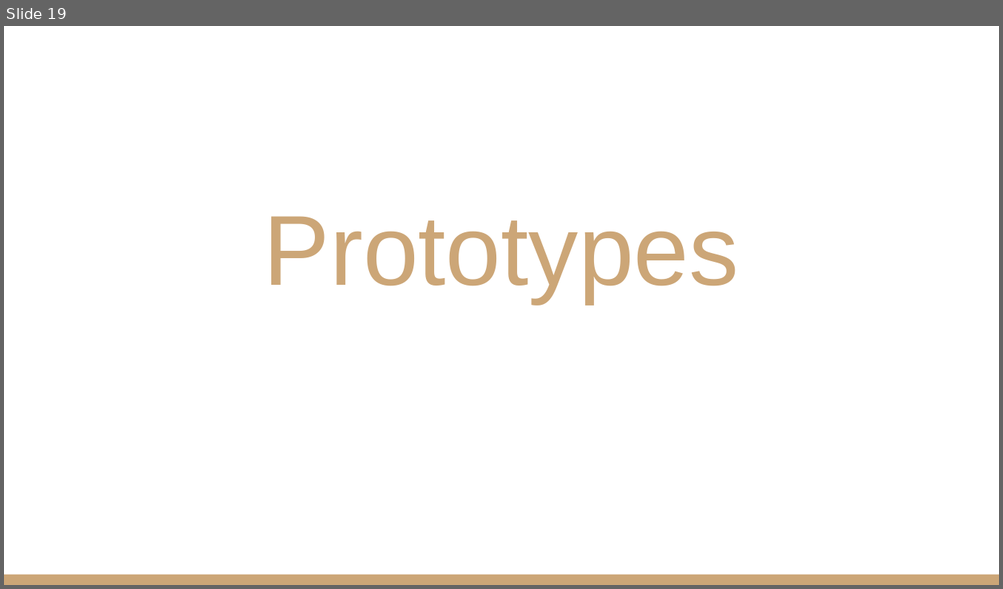
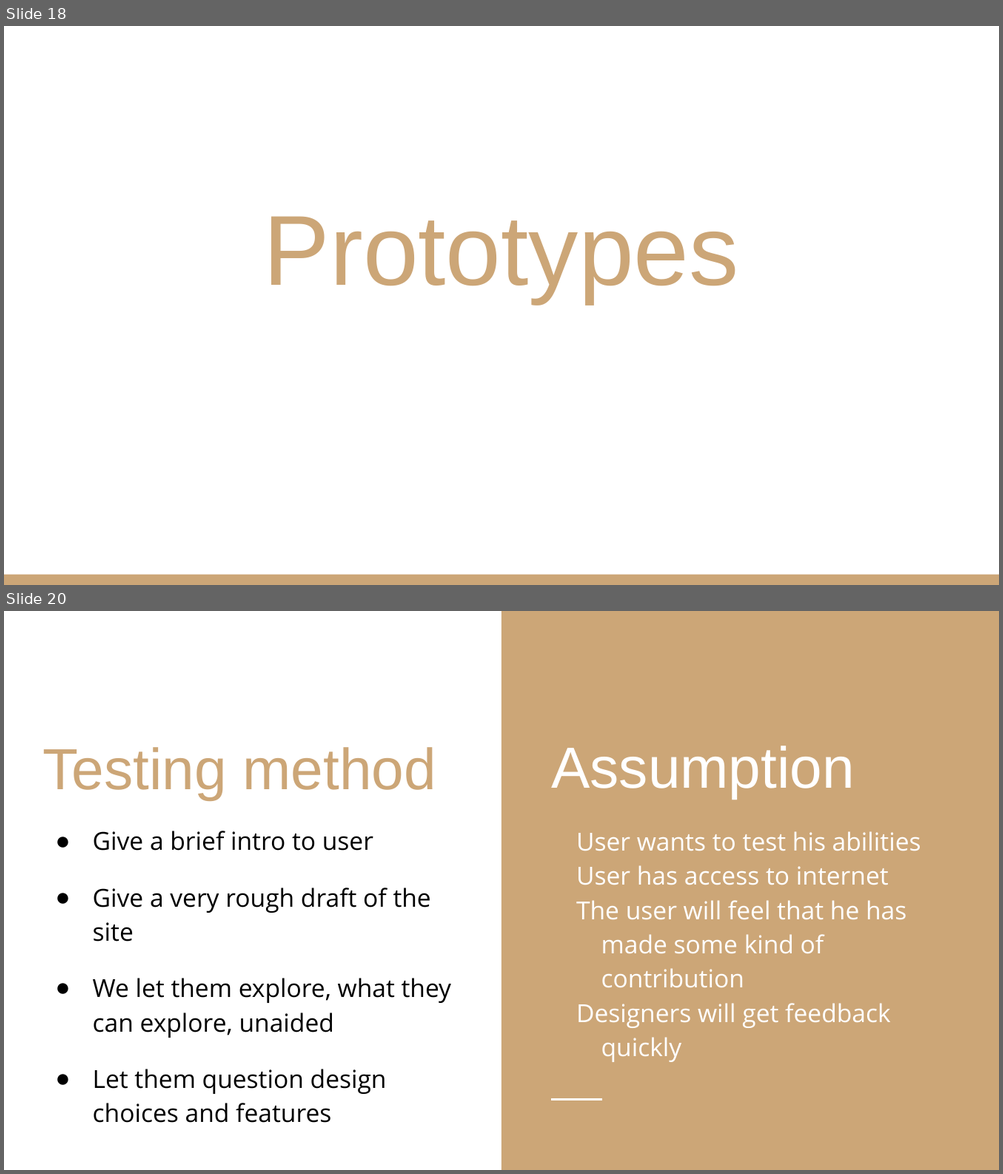
Before and after one commit to sarim-zafar/HCI-Project, a slide deck: docs/pj-task2/POV- Psychometric Test for Pakistan.pptx. Shown one above the other, each under a label of ours: slide 19 before the commit, slides 18 and 20 after it; the slides between them are not shown. The pictures are 1003x589 and 1003x1174 pixels, drawn with LibreOffice and Linux fonts; fonts in the diff are those of the drawing. Boxes give left, top, right and bottom in pixels: in the first picture for what was removed or moved away, otherwise in the second. Text is boxed around its words. In the diff, an @@ line names an element or a change of style, - is before the commit and + after.

```diff
--- a/docs/pj-task2/POV- Psychometric Test for Pakistan.pptx
+++ b/docs/pj-task2/POV- Psychometric Test for Pakistan.pptx
@@ slide 20 added at (x1=4, y1=611, x2=999, y2=1170), background #FFFFFF @@
@@ rectangle added at (x1=501, y1=611, x2=999, y2=1170), fill #CCA677 @@
@@ title added at (x1=42, y1=747, x2=435, y2=801), 42 pt, text #CCA677 @@
+Testing method
@@ text added at (x1=551, y1=746, x2=921, y2=1062), 18 pt, text #FFFFFF @@
+Assumption
+User wants to test his abilities
+User has access to internet
+The user will feel that he has made some kind of contribution
+Designers will get feedback quickly
@@ subtitle added at (x1=93, y1=831, x2=452, y2=1123), 18 pt, text #000000 @@
+● Give a brief intro to user
+● Give a very rough draft of the site
+● We let them explore, what they can explore, unaided
+● Let them question design choices and features
@@ line added from (551, 1100) to (602, 1100), #FFFFFF 1.5 pt @@
@@ what was slide 19 is now slide 18 @@
```
Also in this commit, not shown: 3 slides changed, 7 other slides added, 3 slides removed, 1 other file.
